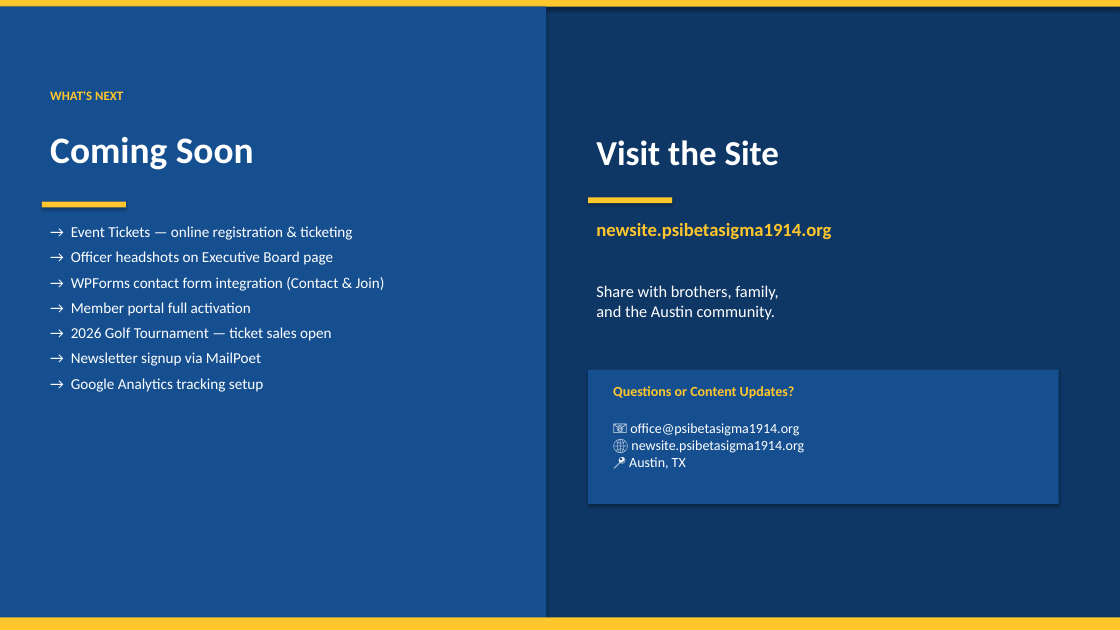
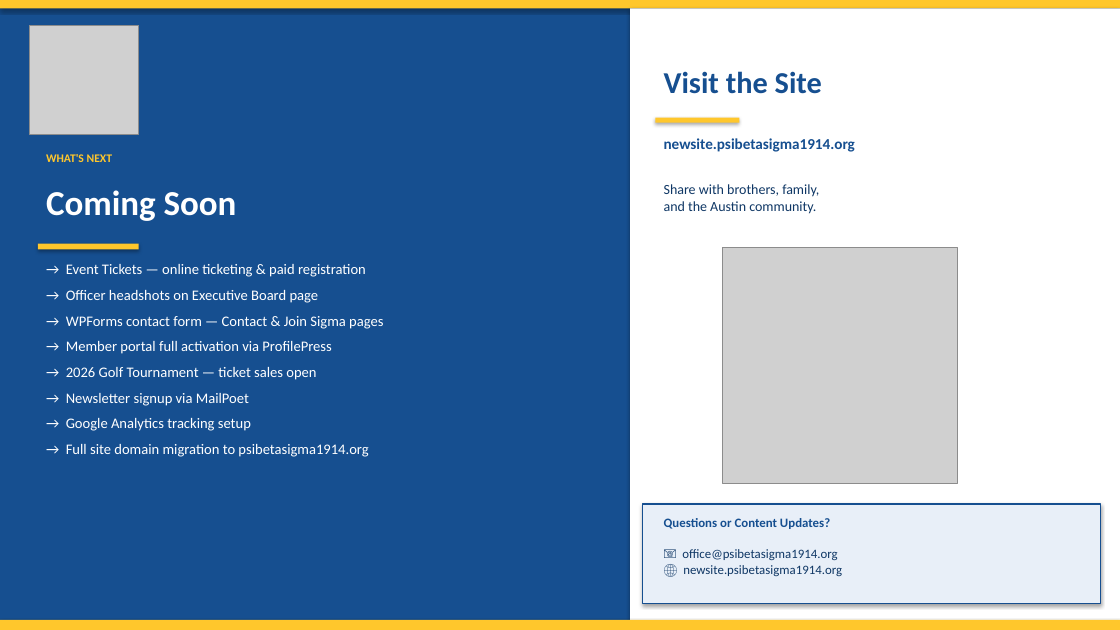
Before and after one commit to dpoly2/NewAgentHarness, a slide deck: slide 3 of pbs_site_launch.pptx. Drawn at 1120x630 pixels with LibreOffice and Linux fonts; fonts in the diff are those of the drawing; grey boxes stand for pictures. Boxes give left, top, right and bottom in pixels: in the first picture for what was removed or moved away, otherwise in the second. Text is boxed around its words. In the diff, an @@ line names an element or a change of style, - is before the commit and + after.

```diff
--- a/pbs_site_launch.pptx
+++ b/pbs_site_launch.pptx
@@ background #0F3765 to #164F90 @@
@@ picture added at (29,25,139,134) @@
@@ rectangle: place and size @@
-rectangle at (0,7,546,630)
+rectangle at (630,8,1120,630)
@@ rectangle at (630,8,1120,630): fill #164F90 to #FFFFFF @@
@@ text "Visit the Site": place and size @@
-text "Visit the Site" at (596,140,779,166)
+text "Visit the Site" at (664,71,822,94)
@@ text "Visit the Site" at (664,71,822,94): size 30 to 26 pt, text colour #FFFFFF to #164F90 @@
@@ rectangle: place and size @@
-rectangle at (588,197,672,203)
+rectangle at (655,118,739,123)
@@ text "WHAT'S NEXT": place and size @@
-text "WHAT'S NEXT" at (50,91,123,100)
+text "WHAT'S NEXT" at (46,154,113,162)
@@ text "WHAT'S NEXT" at (46,154,113,162): size 11 to 10 pt @@
@@ text "newsite.psibetasigma1914.org": place and size @@
-text "newsite.psibetasigma1914.org" at (596,223,831,239)
+text "newsite.psibetasigma1914.org" at (664,138,855,152)
@@ text "newsite.psibetasigma1914.org" at (664,138,855,152): size 16 to 13 pt, text colour #FFC72C to #164F90 @@
@@ text "Coming Soon": place and size @@
-text "Coming Soon" at (50,137,254,170)
+text "Coming Soon" at (46,190,237,221)
@@ text "Coming Soon" at (46,190,237,221): size 32 to 30 pt @@
@@ text "Share with brothers, family, and ...": place and size @@
-text "Share with brothers, family, and ..." at (596,285,778,320)
+text "Share with brothers, family, and ..." at (664,184,819,214)
@@ text "Share with brothers, family, and ..." at (664,184,819,214): size 14 to 12 pt, text colour #FFFFFF to #0F3765 @@
@@ text "→ Event Tickets — online ...": place and size @@
-text "→ Event Tickets — online ..." at (71,226,385,392)
+text "→ Event Tickets — online ..." at (66,264,383,457)
@@ rectangle: place and size @@
-rectangle at (42,202,126,208)
+rectangle at (38,244,139,250)
@@ text at (66,264,366,277): text changed; size 13 to 12.5 pt @@
-→ Event Tickets — online registration & ticketing
+→ Event Tickets — online ticketing & paid registration
@@ picture added at (723,248,958,483) @@
@@ text at (66,290,319,431): size 13 to 12.5 pt in "→ Officer headshots on Executive Board page", "→ 2026 Golf Tournament — ticket sales ...", "→ Newsletter signup via MailPoet", "→ Google Analytics tracking setup"; more space between paragraphs @@
@@ text at (66,316,383,354): text changed; size 13 to 12.5 pt @@
-→ WPForms contact form integration (Contact & Join)
-→ Member portal full activation
+→ WPForms contact form — Contact & Join Sigma pages
+→ Member portal full activation via ProfilePress
@@ rectangle removed at (588,370,1059,504) @@
@@ text at (66,444,368,457): paragraph added @@
+→ Full site domain migration to psibetasigma1914.org
@@ rectangle added at (643,504,1101,603), fill #E8EFF8, outline #164F90 1 pt @@
@@ text "Questions or Content Updates?": place and size @@
-text "Questions or Content Updates?" at (613,386,795,399)
+text "Questions or Content Updates?" at (664,518,830,529)
@@ text "Questions or Content Updates?" at (664,518,830,529): size 12 to 11 pt, text colour #FFC72C to #164F90 @@
@@ text at (682,549,842,576): text changed; size 12 to 11 pt; text colour #FFFFFF to #0F3765 @@
-📧 office@psibetasigma1914.org
-🌐 newsite.psibetasigma1914.org
-📍 Austin, TX
+📧 office@psibetasigma1914.org
+🌐 newsite.psibetasigma1914.org
```
Also in this commit, not shown: 2 other slides changed, 2 other files.
